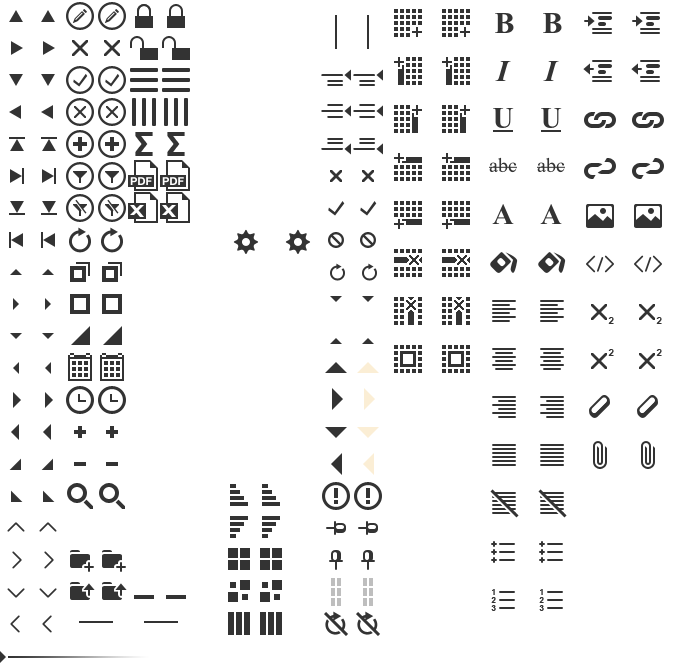
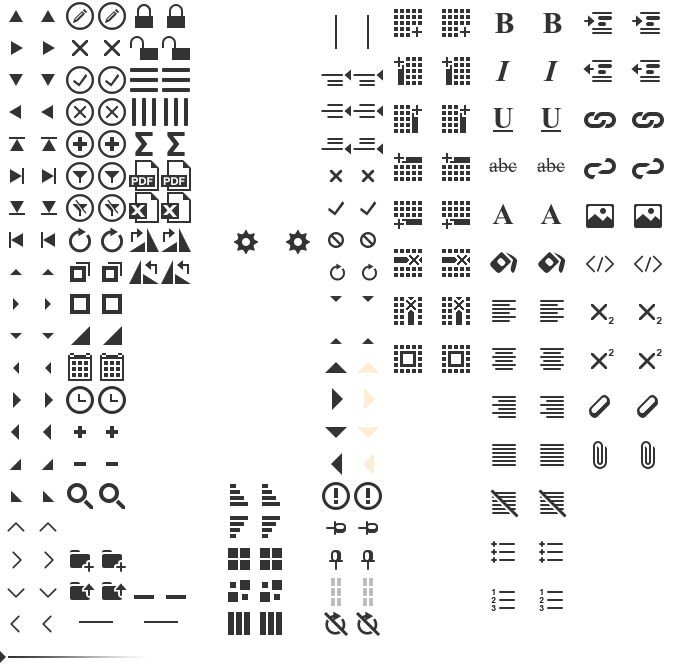
Before/after of a w=680, h=672 layered artwork. What changed in the layer stack:
added group "Rotate" with 4 layers above "Export" over [129, 228, 191, 284]
added layer "Rotate CCW hover" in group "Rotate" over [161, 260, 191, 284]
added layer "Rotate CCW" in group "Rotate" over [129, 260, 159, 284]
added layer "Rotate CW hover" in group "Rotate" over [161, 228, 191, 252]
added layer "Rotate CW" in group "Rotate" over [129, 228, 159, 252]
painted on "excel hover" over [160, 192, 191, 223]
painted on "excel" over [128, 192, 159, 223]
painted on "pdf hover" over [160, 160, 191, 191]
painted on "pdf" over [128, 160, 159, 191]
